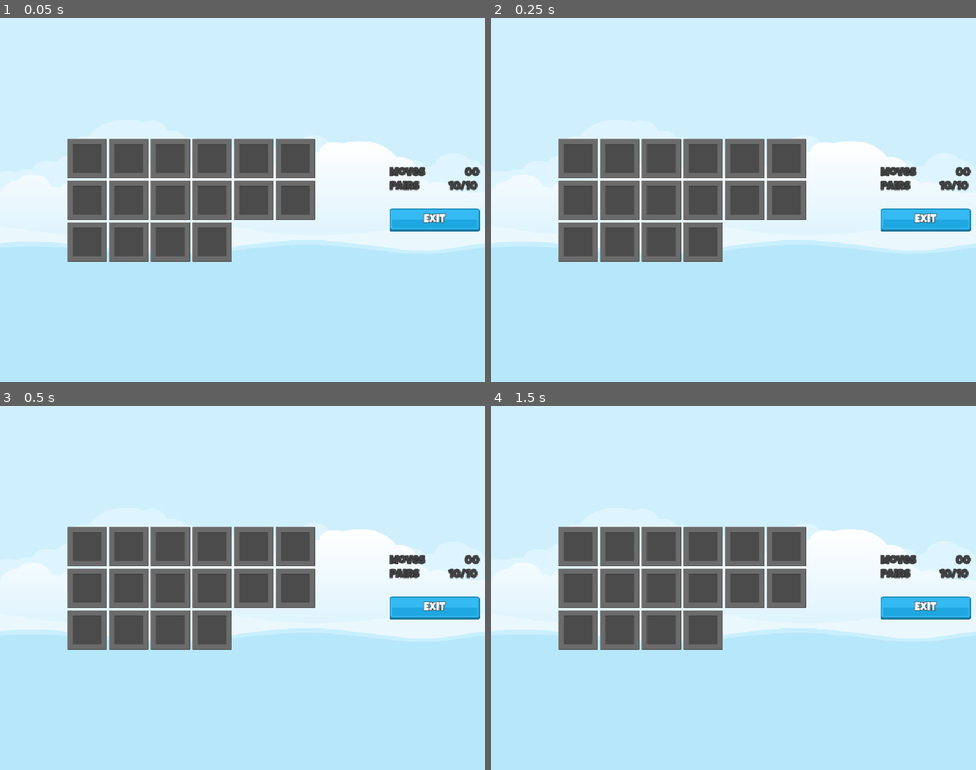
Above: before the commit, frames 1-4 (two rows, left to right).
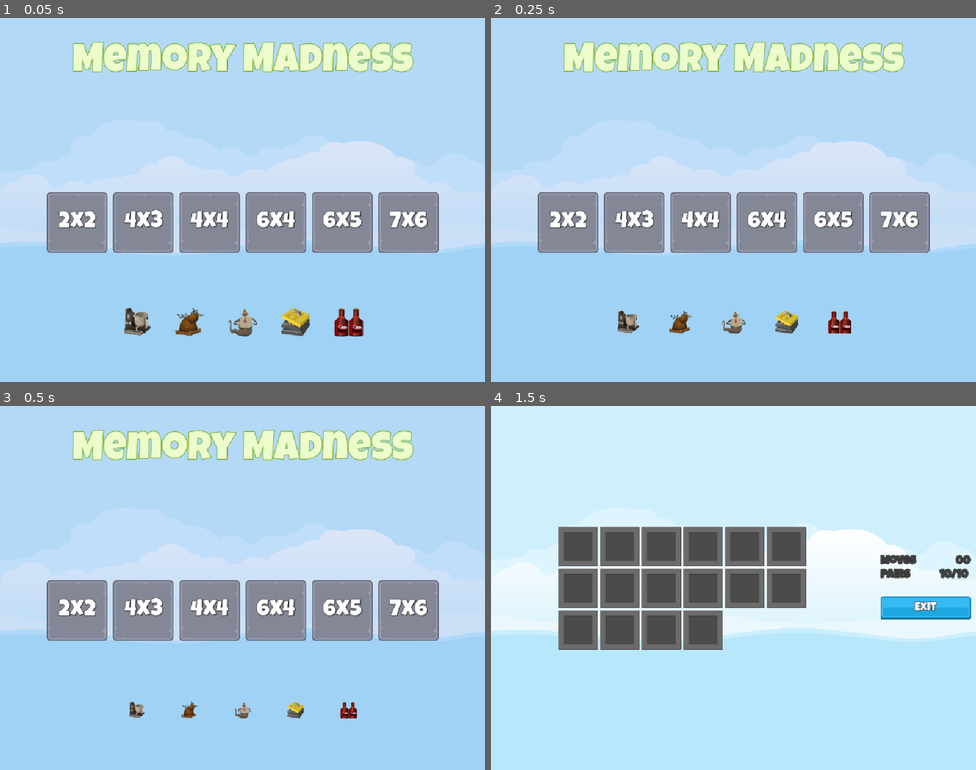
Above: after the commit, the same moments.

Repository: filipeAugusto99/MemoryMadness
Game: Godot game, scene res://Scenes/Master/Master.tscn
The game is run twice, just before and just after one commit, with the same random seed, the same clock (stepped at 60 frames per second) and the same inputs.
Inputs (mouse positions are in pixels of both pictures, inside the frame that each line leads up to):
- Up to frame 1 (0.05 s): no input
- Up to frame 2 (0.25 s): no input
- Up to frame 3 (0.5 s): no input
- Up to frame 4 (1.5 s): click (568, 609) at 0.5 s, where only the run after the commit has a clickable "2x2"; tap Enter at 1.25 s

The runs differ from the first frame. In frame 1, 66% of the frame differs, in the area x 0-100%, y 0-88%; in frame 2, 66%; in frame 3, 65%; in frame 4, nothing differs.

Commit message:
Navigation Sound

Diff:
--- a/Globals/SignalHub.gd
+++ b/Globals/SignalHub.gd
@@ -1 +1,13 @@
 extends Node
+
+
+signal on_level_selected(level_num: int)
+signal on_game_exit_pressed
+
+
+func emit_on_level_selected(level_num: int) -> void:
+	on_level_selected.emit(level_num)
+
+
+func emit_on_game_exit_pressed() -> void:
+	on_game_exit_pressed.emit()
--- a/Globals/SoundManager.gd
+++ b/Globals/SoundManager.gd
@@ -1 +1,36 @@
 extends Node
+
+
+const SOUND_MAIN_MENU: String = "main"
+const SOUND_IN_GAME: String = "ingame"
+const SOUND_SUCCESS: String = "success"
+const SOUND_GAME_OVER: String = "gameover"
+const SOUND_SELECT_TILE: String = "tile"
+const SOUND_SELECT_BUTTON: String = "button"
+
+
+const SOUNDS: Dictionary[String, AudioStream] = {
+	SOUND_MAIN_MENU: preload("res://assets/sounds/bgm_action_3.mp3"),
+	SOUND_IN_GAME: preload("res://assets/sounds/bgm_action_4.mp3"),
+	SOUND_SUCCESS: preload("res://assets/sounds/sfx_sounds_fanfare3.wav"),
+	SOUND_GAME_OVER: preload("res://assets/sounds/sfx_sounds_powerup12.wav"),
+	SOUND_SELECT_TILE: preload("res://assets/sounds/sfx_sounds_impact1.wav"),
+	SOUND_SELECT_BUTTON: preload("res://assets/sounds/sfx_sounds_impact7.wav")
+}
+
+
+func play_sound(player: AudioStreamPlayer, key: String) -> void:
+	if SOUNDS.has(key) == false:
+		return
+
+	player.stop()
+	player.stream = SOUNDS[key]
+	player.play()
+
+
+func play_button_click(player: AudioStreamPlayer) -> void:
+	play_sound(player, SOUND_SELECT_BUTTON)
+
+
+func play_tile_click(player: AudioStreamPlayer) -> void:
+	play_sound(player, SOUND_SELECT_TILE)
--- /dev/null
+++ b/Scenes/Game/Game.gd
@@ -0,0 +1,15 @@
+extends Control
+
+
+# Called when the node enters the scene tree for the first time.
+func _ready() -> void:
+	pass # Replace with function body.
+
+
+# Called every frame. 'delta' is the elapsed time since the previous frame.
+func _process(delta: float) -> void:
+	pass
+
+
+func _on_exit_button_pressed() -> void:
+	SignalHub.emit_on_game_exit_pressed()
--- a/Scenes/Game/Game.tscn
+++ b/Scenes/Game/Game.tscn
@@ -1,5 +1,6 @@
-[gd_scene load_steps=6 format=3 uid="uid://h6rqacu7ogyf"]
+[gd_scene load_steps=7 format=3 uid="uid://h6rqacu7ogyf"]
 
+[ext_resource type="Script" uid="uid://jeseoyel6e0h" path="res://Scenes/Game/Game.gd" id="1_3k6gv"]
 [ext_resource type="Texture2D" uid="uid://dp02v5kvh42yj" path="res://assets/frames/hidden_frame_blank.png" id="1_gwu2e"]
 [ext_resource type="LabelSettings" uid="uid://665wpx3w880s" path="res://Resources/WhiteLabel_24.tres" id="2_xbxml"]
 [ext_resource type="LabelSettings" uid="uid://b86kac1ygybrq" path="res://Resources/DarkLevel_24.tres" id="2_y3kpf"]
@@ -13,6 +14,7 @@
 anchor_bottom = 1.0
 grow_horizontal = 2
 grow_vertical = 2
+script = ExtResource("1_3k6gv")
 
 [node name="HB" type="HBoxContainer" parent="."]
 layout_mode = 1
@@ -152,3 +154,5 @@
 label_settings = ExtResource("2_xbxml")
 horizontal_alignment = 1
 vertical_alignment = 1
+
+[connection signal="pressed" from="HB/MC/VB/ExitButton" to="." method="_on_exit_button_pressed"]
--- a/Scenes/LevelButton/LevelButton.gd
+++ b/Scenes/LevelButton/LevelButton.gd
@@ -17,4 +17,4 @@
 
 
 func _on_pressed() -> void:
-	pass # Replace with function body.
+	SignalHub.emit_on_level_selected(level_number)
--- a/Scenes/Master/Master.gd
+++ b/Scenes/Master/Master.gd
@@ -1,6 +1,28 @@
 extends Control
 
 
-# Called when the node enters the scene tree for the first time.
+@onready var music: AudioStreamPlayer = $Music
+@onready var main: Control = $Main
+@onready var game: Control = $Game
+
+
 func _ready() -> void:
-	var st = LevelDataSelector.get_level_setting(5)
+	on_game_exit_pressed()
+
+func _enter_tree() -> void:
+	SignalHub.on_level_selected.connect(on_level_selected)
+	SignalHub.on_game_exit_pressed.connect(on_game_exit_pressed)
+
+
+func show_game(s: bool) -> void:
+	game.visible = s
+	main.visible = !s
+
+
+func on_level_selected(level_num: int) -> void:
+	SoundManager.play_sound(music, SoundManager.SOUND_IN_GAME)
+	show_game(true)
+
+func on_game_exit_pressed() -> void:
+	SoundManager.play_sound(music, SoundManager.SOUND_MAIN_MENU)
+	show_game(false)
Not shown, added: Scenes/Game/Game.gd.uid
Not shown: 1 places in Scenes/Master/Master.tscn that only renumber resources
